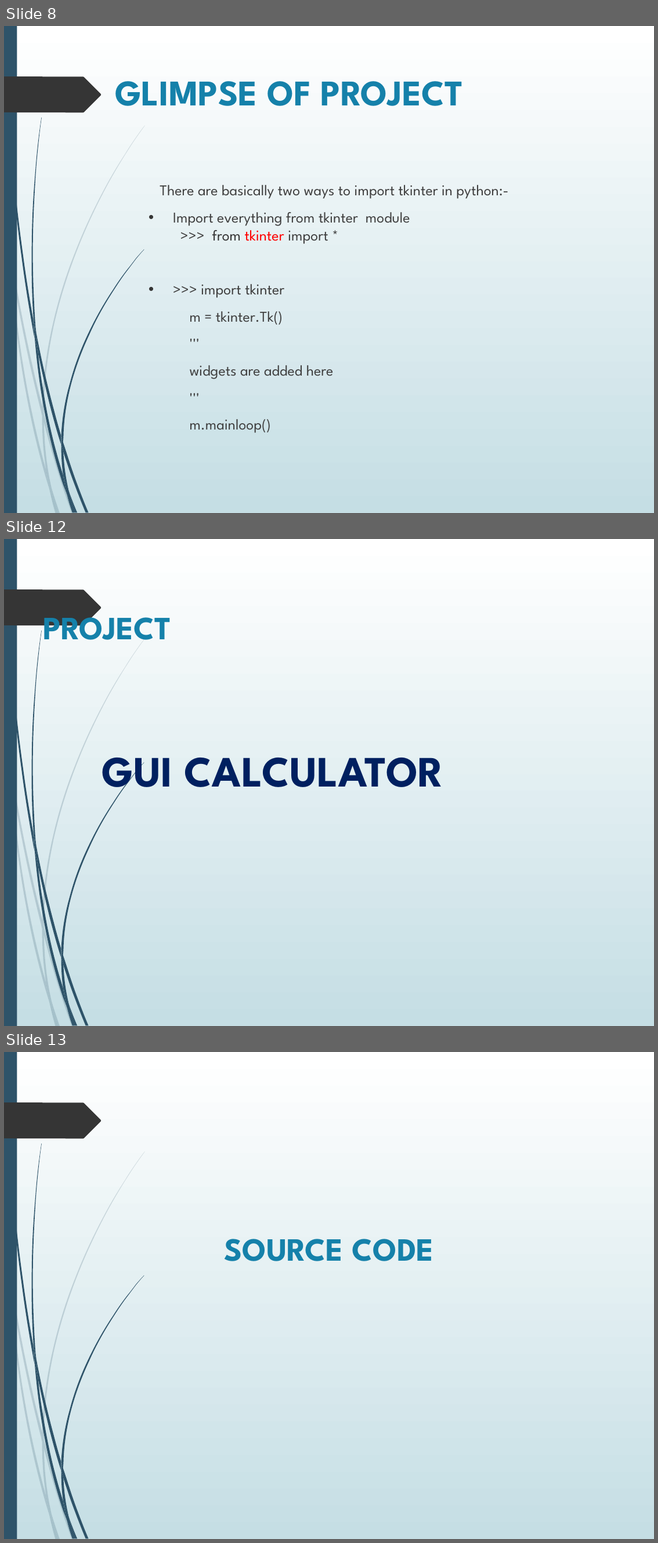
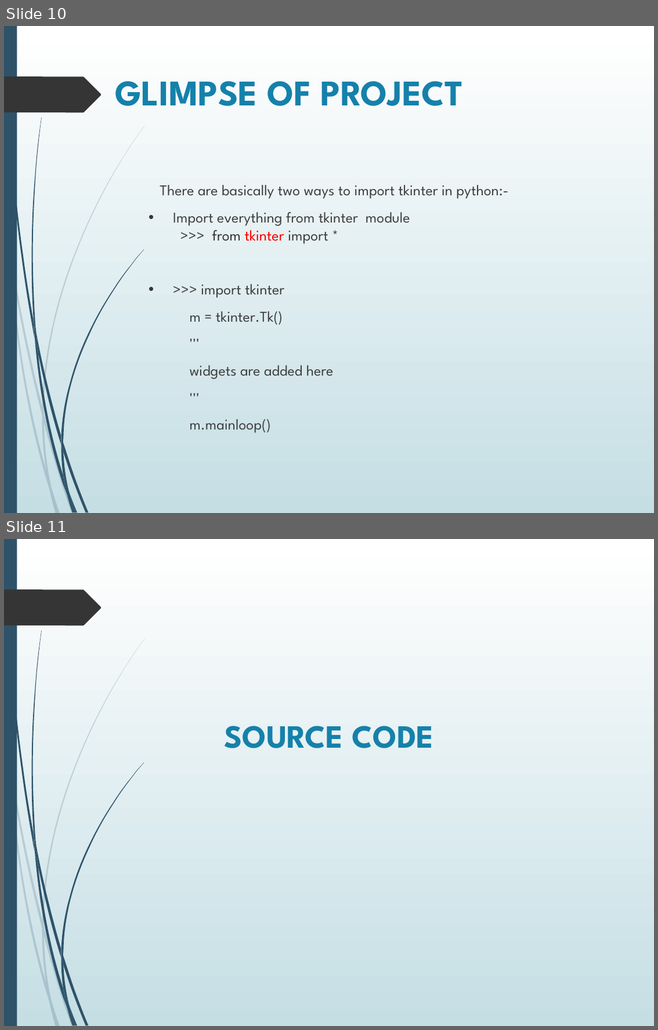
Before and after one commit to aayushi20221/Cloud-Based-Buss-Pass-System, a slide deck: ppt.pptx. Shown one above the other, each under a label of ours: slides 8, 12 and 13 before the commit, slides 10 and 11 after it; the slides between them are not shown. The pictures are 658x1543 and 658x1030 pixels, drawn with LibreOffice and Linux fonts; fonts in the diff are those of the drawing. Boxes give left, top, right and bottom in pixels: in the first picture for what was removed or moved away, otherwise in the second. Text is boxed around its words. In the diff, an @@ line names an element or a change of style, - is before the commit and + after.

```diff
--- a/ppt.pptx
+++ b/ppt.pptx
@@ slide 12 removed at bbox=[4, 539, 654, 1026], background gradient #FFFFFF to #C5DEE5; not listed: 24 template elements that a slide beside it also shows @@
@@ title removed at bbox=[43, 607, 171, 640] @@
-PROJECT
@@ text removed at bbox=[102, 758, 444, 799] @@
-GUI CALCULATOR
@@ what was slide 8 is now slide 10 @@
@@ what was slide 13 is now slide 11 @@
```
Also in this commit, not shown: 2 slides changed, 2 slides added, 7 other slides removed.
